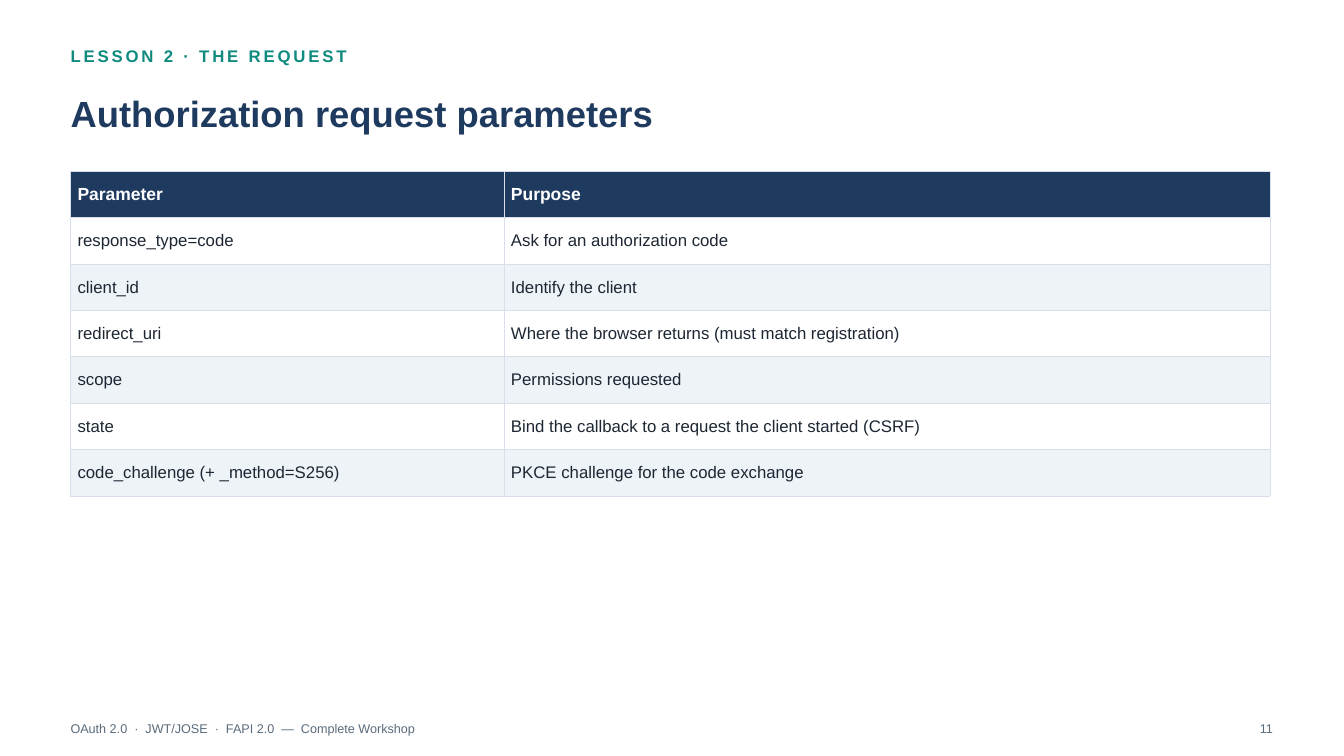
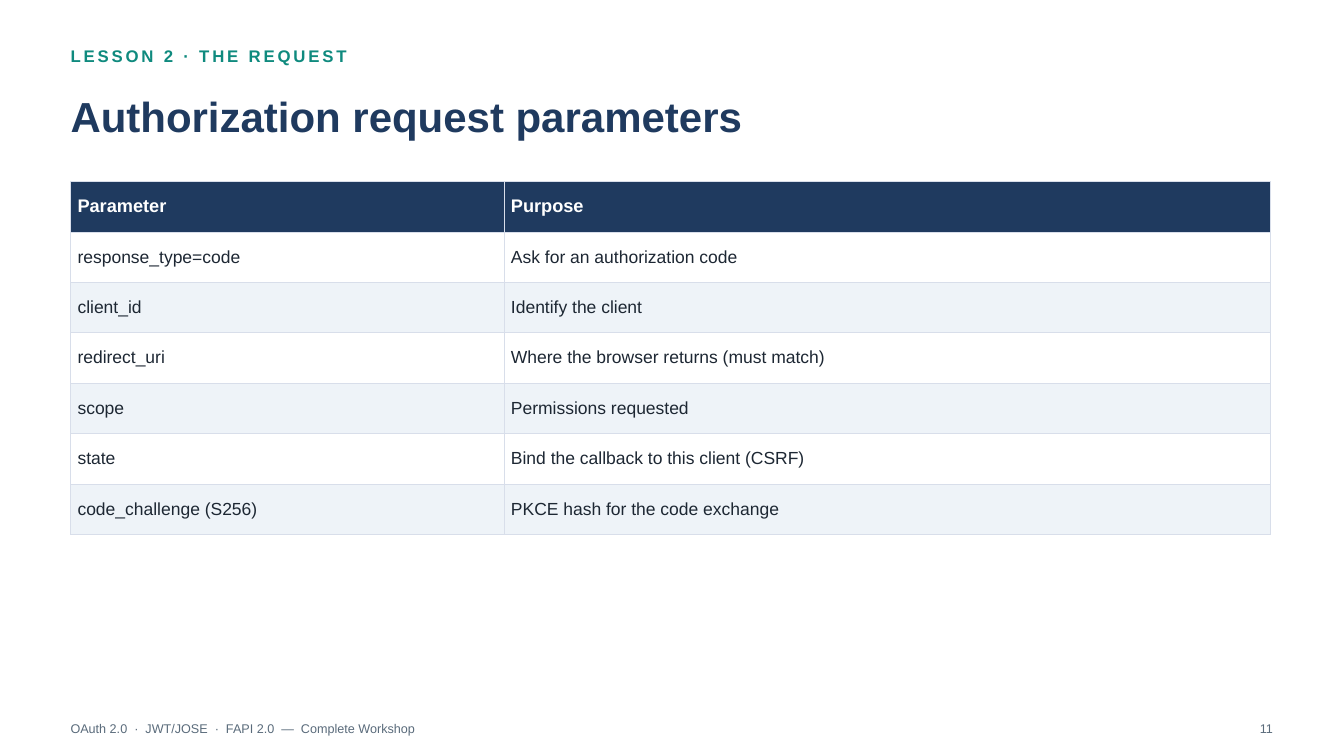
Before and after one commit to jufianto/blog-resource, a slide deck: slide 11 of oauth-learn/export/presentations/oauth_complete_workshop_lessons_1_8.pptx. Drawn at 1344x756 pixels with LibreOffice and Linux fonts; fonts in the diff are those of the drawing. Boxes give left, top, right and bottom in pixels: in the first picture for what was removed or moved away, otherwise in the second. Text is boxed around its words. In the diff, an @@ line names an element or a change of style, - is before the commit and + after.

```diff
--- a/oauth-learn/export/presentations/oauth_complete_workshop_lessons_1_8.pptx
+++ b/oauth-learn/export/presentations/oauth_complete_workshop_lessons_1_8.pptx
@@ text "Authorization request parameters" at bbox=[71, 101, 742, 141]: size 26 to 30 pt @@
@@ table at bbox=[71, 181, 1270, 523] @@
-row 4, column 2: Where the browser returns (must match registration)
+row 4, column 2: Where the browser returns (must match)
-row 6, column 2: Bind the callback to a request the client started (CSRF)
+row 6, column 2: Bind the callback to this client (CSRF)
-row 7, column 1: code_challenge (+ _method=S256)
+row 7, column 1: code_challenge (S256)
-row 7, column 2: PKCE challenge for the code exchange
+row 7, column 2: PKCE hash for the code exchange
@@ size 12.5 to 13 pt in "Parameter", "Purpose" @@
@@ size 12 to 12.5 pt in "response_type=code", "Ask for an authorization code", "client_id", "Identify the client" and 4 more places @@
@@ table: place and size @@
-table at bbox=[71, 171, 1270, 486]
+table at bbox=[71, 181, 1270, 523]
```
Also in this commit, not shown: 23 other slides changed, 30 other files.
